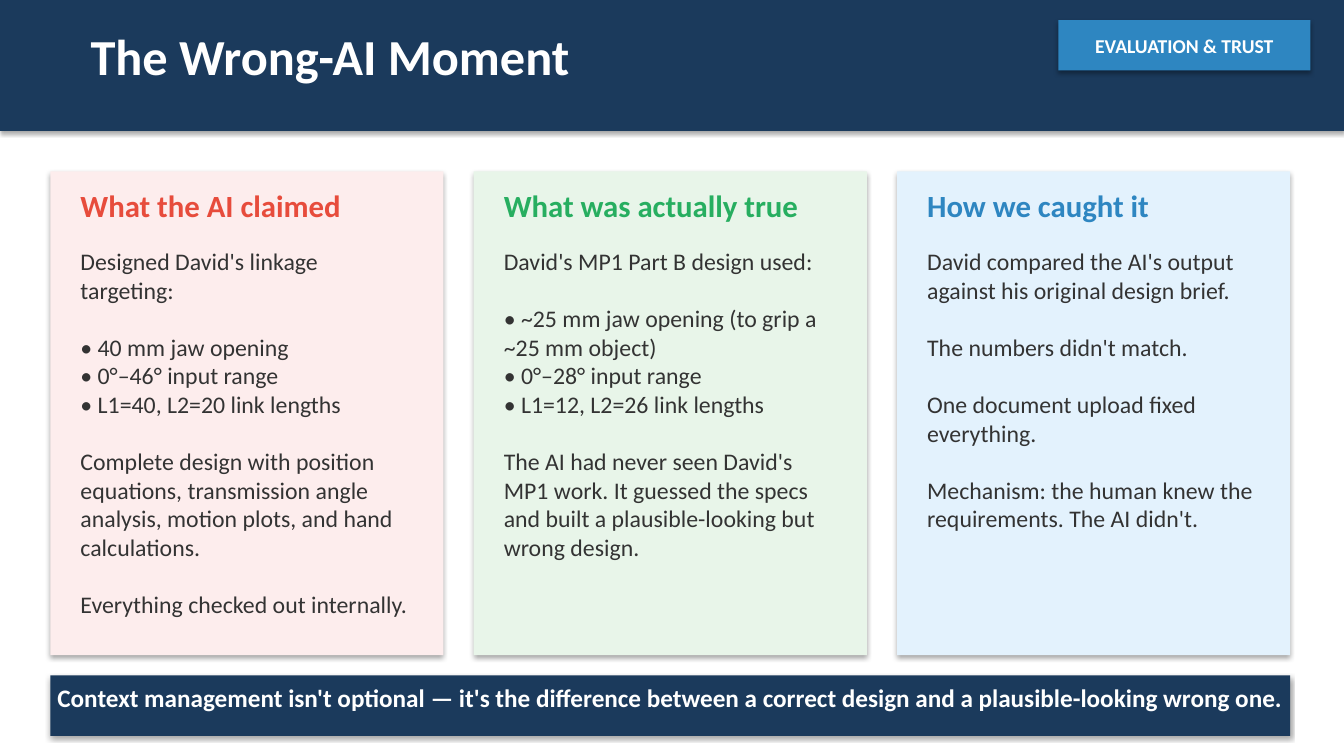
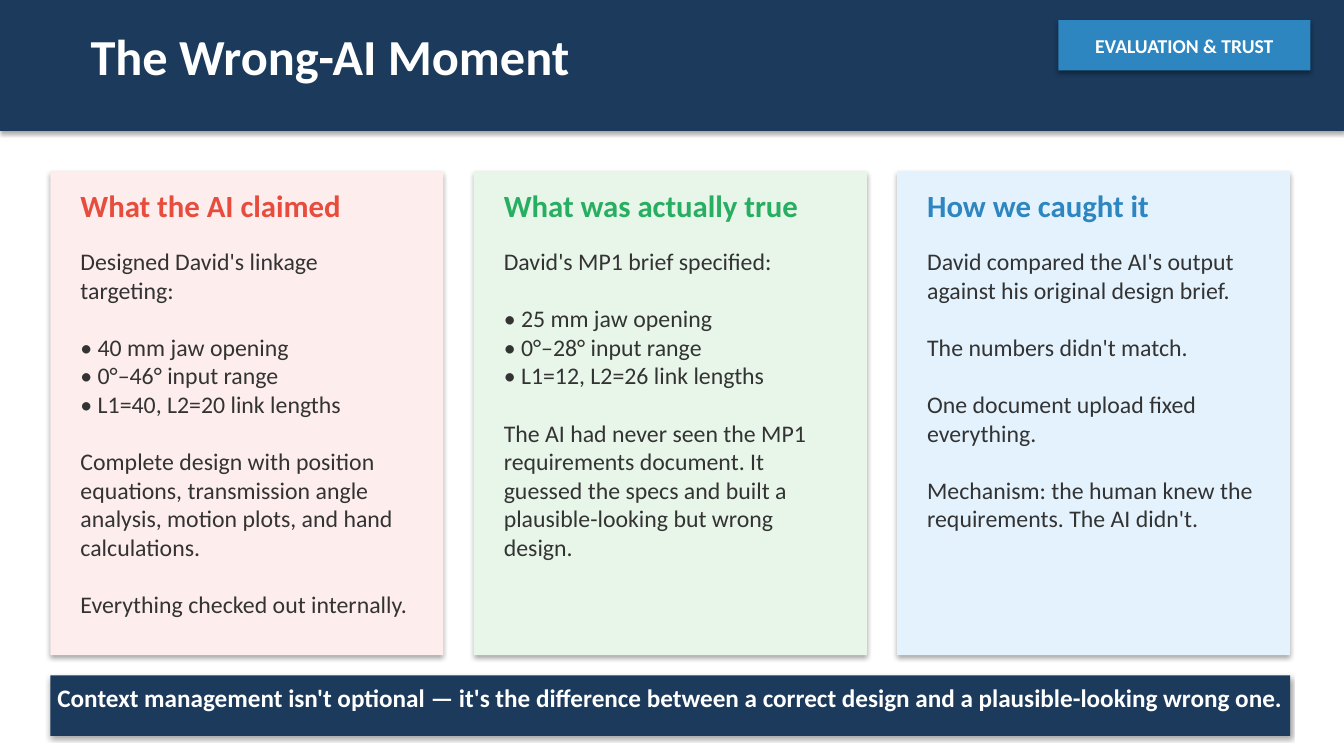
Before and after one commit to DavidR734/ai-in-pd-spring2026-2, a slide deck: slide 8 of MP5/slides.pptx. Drawn at 1344x756 pixels with LibreOffice and Linux fonts; fonts in the diff are those of the drawing. Boxes give left, top, right and bottom in pixels: in the first picture for what was removed or moved away, otherwise in the second. Text is boxed around its words. In the diff, an @@ line names an element or a change of style, - is before the commit and + after.

```diff
--- a/MP5/slides.pptx
+++ b/MP5/slides.pptx
@@ text at (504, 253, 806, 560): text changed @@
-David's MP1 Part B design used:
-• ~25 mm jaw opening (to grip a ~25 mm object)
-• 0°–28° input range
-• L1=12, L2=26 link lengths
-The AI had never seen David's MP1 work. It guessed the specs and built a plausible-looking but wrong design.
+David's MP1 brief specified:
+• 25 mm jaw opening
+• 0°–28° input range
+• L1=12, L2=26 link lengths
+The AI had never seen the MP1 requirements document. It guessed the specs and built a plausible-looking but wrong design.
```
Also in this commit, not shown: 5 other slides changed, 2 other files.
